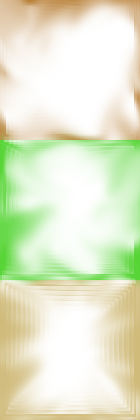
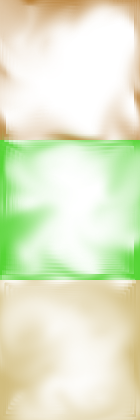
Revision of a layered 140 × 420 image; what changed, layer by layer:
added layer "character_button_background.png. kopia #3" above "character_button_background.png. kopia #2" over [0, 280, 140, 420]
painted on "character_button_background.png. kopia #2" over [0, 280, 140, 292]
hid "character_button_background.png. kopia #1", painted on it over [0, 279, 140, 420]
